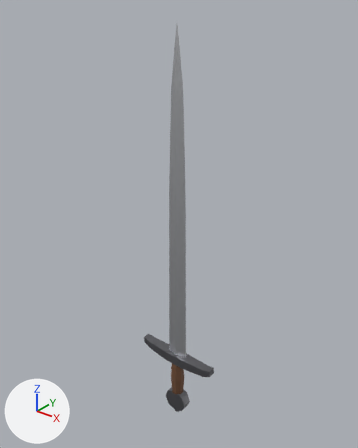
What one commit did to the Blender file sword/export/medieval_sword.blend.
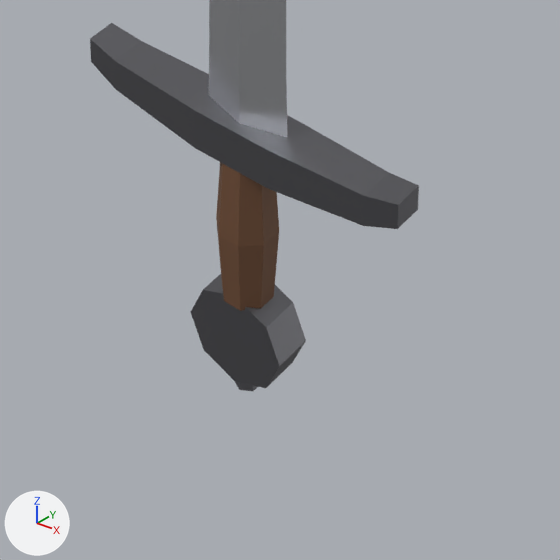
Each version appears first whole from a 50 mm camera at (0.616, -0.765, 0.836) aimed at (-0.021, 0.032, 0.343), and next in a close-up on the part from 35% to 68% of the width and 73% to 100% of the height. The lights are fixed; the arrows at lower left show +X, +Y and +Z. The older version's two pictures come first.

The older version as bpy lines, for what is in view:
```python
me_grip = bpy.data.meshes.new('Grip')
me_grip.from_pydata(...)  # 24 vertices, 18 faces; spans x -0.0166..0.0166, y -0.0166..0.0166, z -0.124..-0.026
me_grip.materials.append(mat_leather)  # picture img_swordatlas
me_guard = bpy.data.meshes.new('Guard')
me_guard.from_pydata(...)  # 24 vertices, 22 faces; spans x -0.105..0.105, y -0.014..0.014, z -0.013..0.018
me_guard.materials.append(mat_darkiron)  # picture img_swordatlas
me_pommel = bpy.data.meshes.new('Pommel')
me_pommel.from_pydata(...)  # a 6-sided cut cone along z (radius 0.008 at the low end, 0.006 at the high end) spanning x -0.0069..0.0069, y -0.008..0.008, z -0.042..-0.03; an 8-sided cylinder along y spanning x -0.032..0.032, y -0.012..0.012, z -0.032..0.032
me_pommel.materials.append(mat_darkiron)  # picture img_swordatlas
ob_grip = bpy.data.objects.new('Grip', me_grip)
ob_grip.parent = ob_medievalsword
ob_grip.location = (0.0, 0.0, 0.0)
ob_guard = bpy.data.objects.new('Guard', me_guard)
ob_guard.parent = ob_medievalsword
ob_guard.location = (0.0, 0.0, -0.013)
ob_pommel = bpy.data.objects.new('Pommel', me_pommel)
ob_pommel.parent = ob_medievalsword
ob_pommel.location = (0.0, 0.0, -0.15)
# also in view: 'Blade' at (0.0, 0.0, 0.387)
```
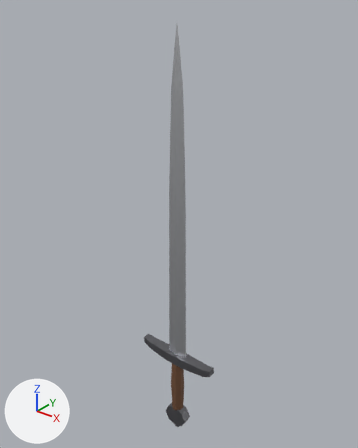
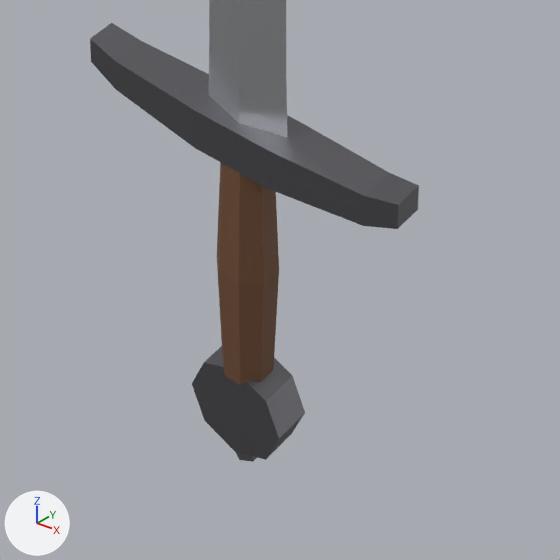
What differs and where, as boxes (x1, y1, x2, y2) in the close-ups (560 x 560 px):
```json
{"object": "Pommel", "change": "moved", "before": [191, 274, 306, 391], "after": [192, 346, 305, 462]}
{"object": "Grip", "change": "moved, rescaled", "before": [216, 162, 279, 311], "after": [217, 162, 279, 385], "on screen": "49% taller"}
```

Scene script edits in JSON lines:
```json
{"block": "me_grip", "where": "# used by ob_grip; parent = ob_medievalsword; location = (0.0, 0.0, 0.0)"}
{"op": "remove", "block": "me_grip", "code": "me_grip.from_pydata(...)  # 24 vertices, 18 faces; spans x -0.0166..0.0166, y -0.0166..0.0166, z -0.124..-0.026"}
{"op": "add", "block": "me_grip", "code": "me_grip.from_pydata(...)  # 24 vertices, 18 faces; spans x -0.0166..0.0166, y -0.0166..0.0166, z -0.18..-0.026"}
{"block": "me_grip", "change": "me_grip part 1: the whole mesh is scaled about its middle by (1, 1, 1.57), then moved by (0.0, 0.0, -0.028)"}
{"op": "set", "path": "ob_pommel.location", "old": "(0.0, 0.0, -0.15)", "new": "(0.0, 0.0, -0.205)"}
```
